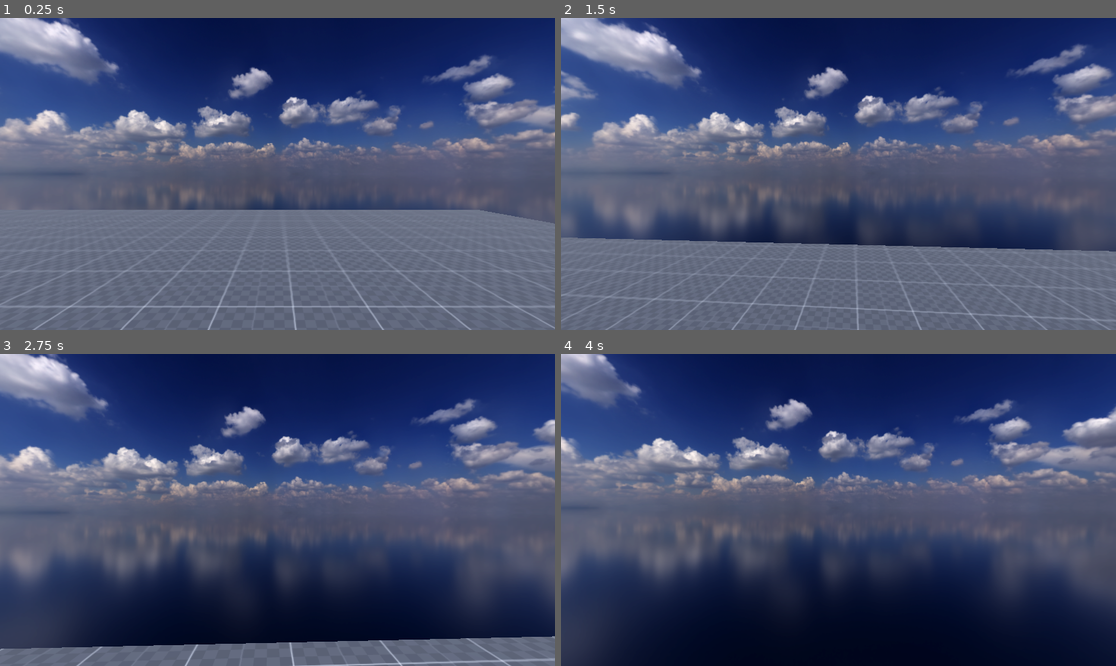
Above: before the commit, frames 1-4 (two rows, left to right).
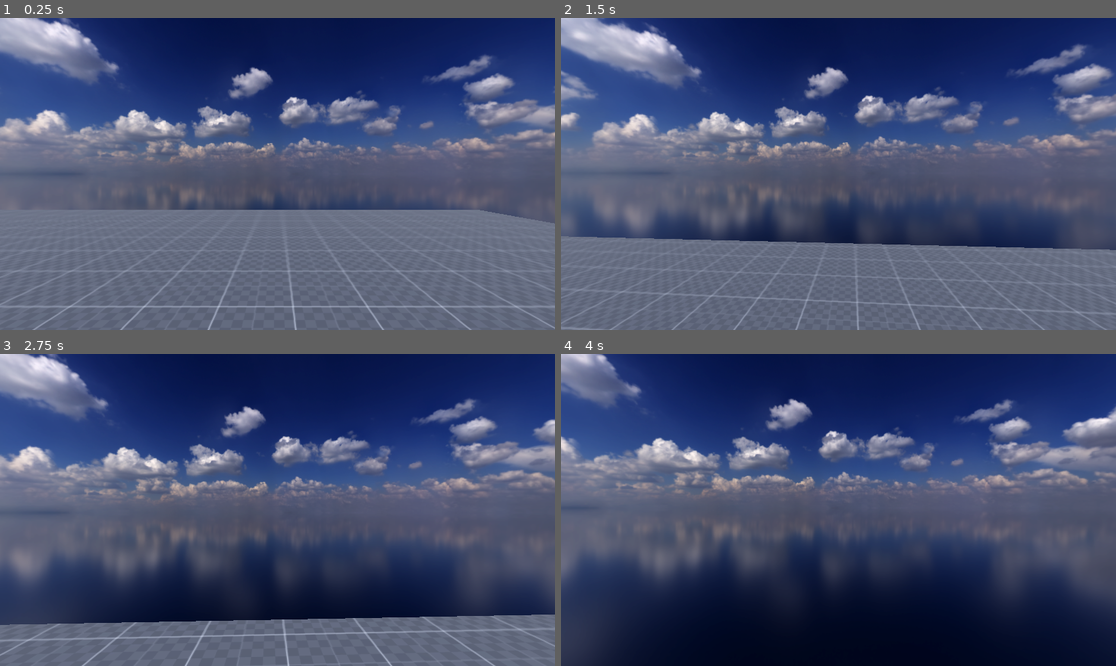
Above: after the commit, the same moments.

Repository: Duckling77/Uncrowned
Game: Godot game, scene res://Scenes/main.tscn
Two runs of this game, one before a commit and one after it. Both use one fixed random seed, a clock stepped at 60 frames per second and the inputs below.
Inputs (mouse positions are in pixels of both pictures, inside the frame that each line leads up to):
- Up to frame 1 (0.25 s): no input
- Up to frame 2 (1.5 s): move the mouse to (866, 174) at 0.52 s; hold Ctrl (crouch) 0.53-1.28 s; hold W (forward) from 0.53 s (still down); tap Space (jump) at 0.77, 1.07 s; tap Shift (sprint) at 0.8, 1.35 s; move the mouse to (810, 174) at 1.27 s
- Up to frame 3 (2.75 s): keep holding W (forward); tap Space (jump) at 1.52, 1.55, 1.82, 2.1 s; move the mouse to (288, 503) at 2.02 s; hold Ctrl (crouch) from 2.03 s (still down)
- Up to frame 4 (4 s): keep holding W (forward); move the mouse to (832, 516) at 2.77 s; release Ctrl (crouch) at 2.78 s; tap Ctrl (crouch) at 2.85 s; tap Space (jump) at 3.02, 3.32, 3.77, 3.8 s; tap Shift (sprint) at 3.05 s; tap Enter at 3.5 s; move the mouse to (877, 513) at 3.52 s; hold Shift (sprint) from 3.53 s (still down)

The runs differ from the first frame. In frame 1, less than 0.1% of the frame differs, in the area x 96-100%, y 64-66%; in frame 2, 1.7%; in frame 3, 7.9%, in the area x 0-100%, y 83-100%; in frame 4, nothing differs.

Commit message:
File Organization

Diff:
--- a/Scenes/main.tscn
+++ b/Scenes/main.tscn
@@ -1,7 +1,7 @@
 [gd_scene format=3 uid="uid://ct6rr7mytlgqo"]
 
 [ext_resource type="Texture2D" uid="uid://dxkxfqf7mmpq4" path="res://assets/textures/dev/grids/Dark/texture_07.png" id="1_8gbba"]
-[ext_resource type="PackedScene" uid="uid://dh7loexobrd3i" path="res://Scenes/player.tscn" id="2_8gbba"]
+[ext_resource type="PackedScene" uid="uid://dh7loexobrd3i" path="res://entities/player/player.tscn" id="2_8gbba"]
 [ext_resource type="Texture2D" uid="uid://dk3focb1yvvby" path="res://assets/hdris/kloofendal_48d_partly_cloudy_puresky_2k.hdr" id="2_jjvhh"]
 
 [sub_resource type="StandardMaterial3D" id="StandardMaterial3D_8j60k"]
--- a/Scripts/player.gd
+++ /dev/null
@@ -1,110 +0,0 @@
-extends CharacterBody3D
-
-# Player Nodes
-@onready var head: Node3D = $head
-@onready var standing_collision_shape: CollisionShape3D = $standing_collision_shape
-@onready var crouching_collision_shape: CollisionShape3D = $crouching_collision_shape
-@onready var above_head: RayCast3D = $above_head
-
-# Speed Vars
-var speed_current = 5.0
-var acceleration = 60.0
-var speed_walk = 5.0
-var speed_sprint = 8.0
-var speed_crouch = 3.0
-
-# Movement Vars
-var jump_velocity = 4.5
-var air_control = 100.0
-var air_resistance = 0.0
-var crouching_depth = -0.5
-var lerp_speed = 10.0
-
-# Input Vars
-var direction = Vector3.ZERO
-@export var mouse_sens = 0.07
-
-
-
-
-func _ready() -> void:
-	Input.mouse_mode = Input.MOUSE_MODE_CAPTURED
-
-
-func _unhandled_input(event: InputEvent) -> void:
-	# Mouse looking logic
-
-	if event is InputEventMouseMotion and Input.mouse_mode == Input.MOUSE_MODE_CAPTURED:
-		rotate_y(deg_to_rad(-event.relative.x * mouse_sens))
-		head.rotate_x(deg_to_rad(-event.relative.y * mouse_sens))
-		head.rotation.x = clamp(head.rotation.x, deg_to_rad(-89), deg_to_rad(89))
-
-	if Input.is_action_just_pressed("escape"):
-		Input.mouse_mode = Input.MOUSE_MODE_VISIBLE
-
-	if event is InputEventMouseButton and event.pressed:
-		Input.mouse_mode = Input.MOUSE_MODE_CAPTURED
-
-
-func _physics_process(delta: float) -> void:
-
-	# Handle movement state
-
-	if Input.is_action_pressed("crouch"):
-		# Crouching
-		speed_current = speed_crouch
-		head.position.y = lerp(head.position.y, 1.8 + crouching_depth, delta*lerp_speed)
-		standing_collision_shape.disabled = true
-		crouching_collision_shape.disabled = false
-
-	elif !above_head.is_colliding():
-		# Standing
-		standing_collision_shape.disabled = false
-		crouching_collision_shape.disabled = true
-		head.position.y = lerp(head.position.y, 1.8, delta*lerp_speed)
-
-		if Input.is_action_pressed("sprint") and is_on_floor():
-			# Sprinting
-			speed_current = speed_sprint
-		else:
-			# Walking
-			speed_current = speed_walk
-
-	# Add the gravity.
-	if not is_on_floor():
-		velocity += get_gravity() * delta
-
-	# Handle jump.
-	if Input.is_action_just_pressed("jump") and is_on_floor() and !above_head.is_colliding():
-		velocity.y = jump_velocity
-
-	# Get the input direction and handle the movement/deceleration.
-	# As good practice, you should replace UI actions with custom gameplay actions.
-	var input_dir := Input.get_vector("left", "right", "forward", "backward")
-	direction = lerp(direction, (transform.basis * Vector3(input_dir.x, 0, input_dir.y)).normalized(), delta*lerp_speed)
-
-	var target_velocity = direction * speed_current
-	var horizontal_velocity = Vector3(velocity.x, 0, velocity.z)
-
-	if is_on_floor():
-		# Ground Movement
-		horizontal_velocity = horizontal_velocity.move_toward(target_velocity, acceleration * delta)
-		velocity.x = horizontal_velocity.x
-		velocity.z = horizontal_velocity.z
-	else:
-		# Air Movement
-		if direction:
-			horizontal_velocity = horizontal_velocity.move_toward(target_velocity, air_control * delta)
-
-		horizontal_velocity = horizontal_velocity.move_toward(Vector3.ZERO, air_resistance * delta)
-		velocity.x = horizontal_velocity.x
-		velocity.z = horizontal_velocity.z
-
-	#if direction:
-		#velocity.x = direction.x * speed_current
-		#velocity.z = direction.z * speed_current
-	#else:
-		#velocity.x = move_toward(velocity.x, 0, speed_current)
-		#velocity.z = move_toward(velocity.z, 0, speed_current)
-
-	move_and_slide()
--- /dev/null
+++ b/entities/player/player.gd
@@ -0,0 +1,6 @@
+extends CharacterBody3D
+class_name Player
+
+func _physics_process(_delta: float) -> void:
+	# Executes the velocity changes applied by the MovementController
+	move_and_slide()
--- a/Scenes/player.tscn
+++ b/entities/player/player.tscn
@@ -1,6 +1,8 @@
 [gd_scene format=3 uid="uid://dh7loexobrd3i"]
 
-[ext_resource type="Script" uid="uid://f7o5jkfseqyw" path="res://Scripts/player.gd" id="1_v0iea"]
+[ext_resource type="Script" uid="uid://f7o5jkfseqyw" path="res://entities/player/player.gd" id="1_v0iea"]
+[ext_resource type="Script" uid="uid://ct6pxq38ag4ok" path="res://entities/player/player_movement.gd" id="2_abrql"]
+[ext_resource type="Script" uid="uid://dptj8riqbsglh" path="res://entities/player/player_camera.gd" id="2_sglur"]
 
 [sub_resource type="CapsuleMesh" id="CapsuleMesh_g4v7s"]
 
@@ -26,6 +28,7 @@
 
 [node name="head" type="Node3D" parent="." unique_id=855954772]
 transform = Transform3D(1, 0, 0, 0, 1, 0, 0, 0, 1, 0, 1.0309224, 0)
+script = ExtResource("2_sglur")
 
 [node name="Camera3D" type="Camera3D" parent="head" unique_id=1173903543]
 transform = Transform3D(1, 0, 0, 0, 1, 0, 0, 0, 1, 0, -0.96785027, 0)
@@ -33,3 +36,6 @@
 [node name="above_head" type="RayCast3D" parent="." unique_id=891871289]
 transform = Transform3D(1, 0, 0, 0, 1, 0, 0, 0, 1, 0, -0.71942186, 0)
 target_position = Vector3(0, 2, 0)
+
+[node name="MovementController" type="Node" parent="." unique_id=1463265713]
+script = ExtResource("2_abrql")
--- /dev/null
+++ b/entities/player/player_camera.gd
@@ -0,0 +1,31 @@
+extends Node3D
+
+@export var mouse_sens = 0.07
+@export var lerp_speed = 10.0
+@export var crouching_depth = -0.5
+
+@onready var player: CharacterBody3D = get_parent()
+
+func _ready() -> void:
+	Input.mouse_mode = Input.MOUSE_MODE_CAPTURED
+
+func _unhandled_input(event: InputEvent) -> void:
+	if event is InputEventMouseMotion and Input.mouse_mode == Input.MOUSE_MODE_CAPTURED:
+		# Rotate the parent body horizontally
+		player.rotate_y(deg_to_rad(-event.relative.x * mouse_sens))
+		# Rotate this head node vertically
+		rotate_x(deg_to_rad(-event.relative.y * mouse_sens))
+		rotation.x = clamp(rotation.x, deg_to_rad(-89), deg_to_rad(89))
+
+	if Input.is_action_just_pressed("escape"):
+		Input.mouse_mode = Input.MOUSE_MODE_VISIBLE
+
+	if event is InputEventMouseButton and event.pressed:
+		Input.mouse_mode = Input.MOUSE_MODE_CAPTURED
+
+func _physics_process(delta: float) -> void:
+	# Handle head height for crouching
+	if Input.is_action_pressed("crouch"):
+		position.y = lerp(position.y, 1.8 + crouching_depth, delta * lerp_speed)
+	else:
+		position.y = lerp(position.y, 1.8, delta * lerp_speed)
--- /dev/null
+++ b/entities/player/player_movement.gd
@@ -0,0 +1,55 @@
+extends Node
+
+@export var speed_walk = 5.0
+@export var speed_sprint = 8.0
+@export var speed_crouch = 3.0
+@export var acceleration = 60.0
+@export var jump_velocity = 4.5
+@export var air_control = 20.0
+
+@onready var player: CharacterBody3D = get_parent()
+@onready var standing_collision: CollisionShape3D = $"../standing_collision_shape"
+@onready var crouching_collision: CollisionShape3D = $"../crouching_collision_shape"
+@onready var above_head: RayCast3D = $"../above_head"
+
+var speed_current = 5.0
+var direction = Vector3.ZERO
+
+func _physics_process(delta: float) -> void:
+	# 1. Crouch State & Collisions
+	if Input.is_action_pressed("crouch"):
+		speed_current = speed_crouch
+		standing_collision.set_deferred("disabled", true)
+		crouching_collision.set_deferred("disabled", false)
+	elif not above_head.is_colliding():
+		standing_collision.set_deferred("disabled", false)
+		crouching_collision.set_deferred("disabled", true)
+
+		if player.is_on_floor():
+			if Input.is_action_pressed("sprint"):
+				speed_current = speed_sprint
+			else:
+				speed_current = speed_walk
+
+	# 2. Gravity & Jumping
+	if not player.is_on_floor():
+		player.velocity += player.get_gravity() * delta
+
+	if Input.is_action_just_pressed("jump") and player.is_on_floor() and not above_head.is_colliding():
+		player.velocity.y = jump_velocity
+
+	# 3. Input & Velocity Calculation
+	var input_dir := Input.get_vector("left", "right", "forward", "backward")
+	direction = (player.transform.basis * Vector3(input_dir.x, 0, input_dir.y)).normalized()
+
+	var target_velocity = direction * speed_current
+	var horizontal_velocity = Vector3(player.velocity.x, 0, player.velocity.z)
+
+	if player.is_on_floor():
+		horizontal_velocity = horizontal_velocity.move_toward(target_velocity, acceleration * delta)
+	elif direction != Vector3.ZERO:
+		horizontal_velocity = horizontal_velocity.move_toward(target_velocity, air_control * delta)
+
+	# 4. Apply to Parent
+	player.velocity.x = horizontal_velocity.x
+	player.velocity.z = horizontal_velocity.z
Renamed: Scripts/player.gd.uid -> entities/player/player.gd.uid
Not shown, added: entities/player/player_camera.gd.uid
Not shown, added: entities/player/player_movement.gd.uid
